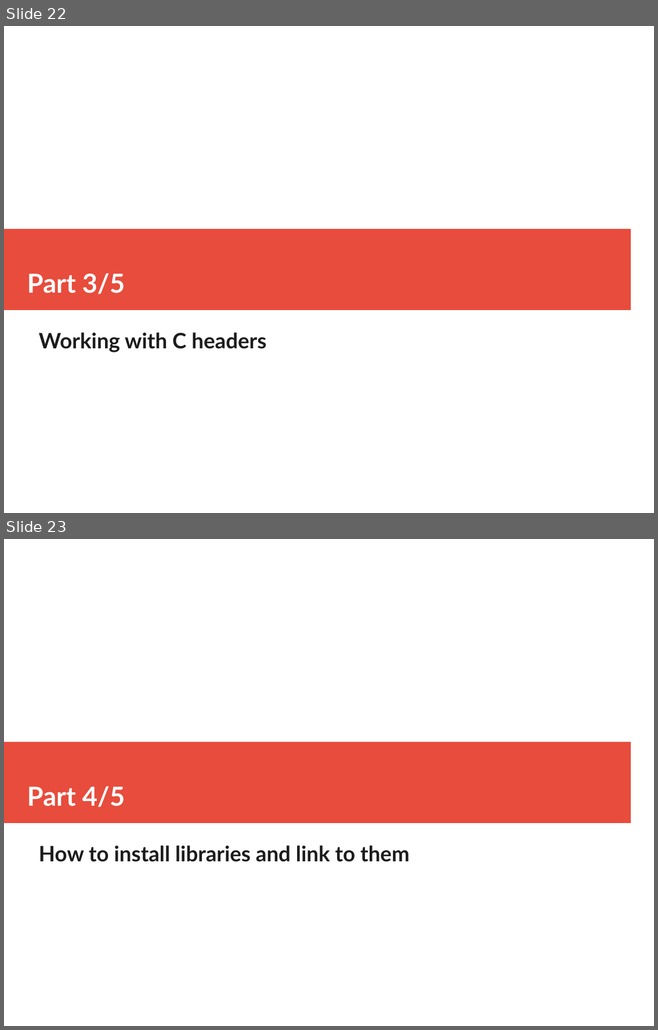
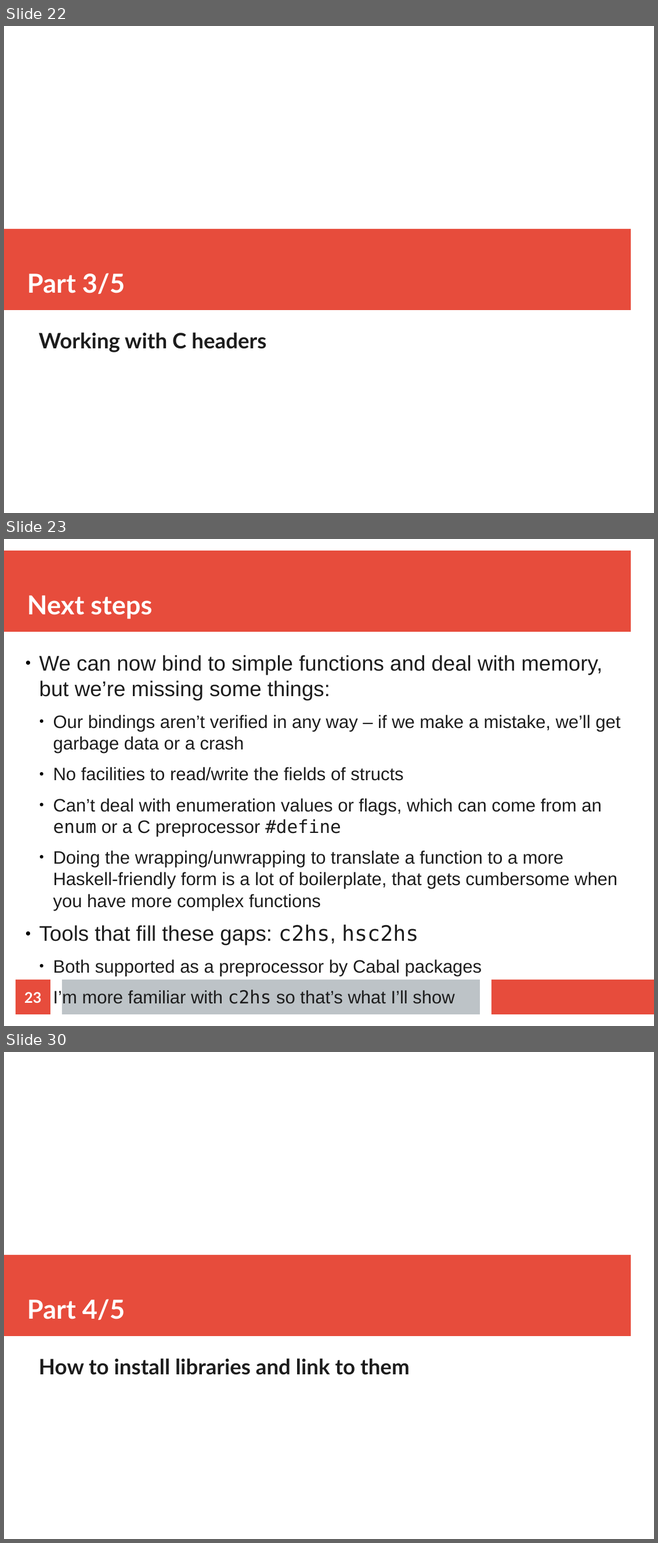
Before and after one commit to mtolly/haskell-c-talk, a slide deck: presentation.odp. Shown one above the other, each under a label of ours: slides 22 and 23 before the commit, slides 22, 23 and 30 after it; the slides between them are not shown. The pictures are 658x1030 and 658x1543 pixels, drawn with LibreOffice and Linux fonts; fonts in the diff are those of the drawing. Boxes give left, top, right and bottom in pixels: in the first picture for what was removed or moved away, otherwise in the second. Text is boxed around its words. In the diff, an @@ line names an element or a change of style, - is before the commit and + after.

```diff
--- a/presentation.odp
+++ b/presentation.odp
@@ slide 23 added at bbox=[4, 539, 654, 1026], background #FFFFFF @@
@@ rectangle added at bbox=[4, 551, 630, 632], fill #E74C3C @@
@@ title added at bbox=[27, 595, 152, 619], 32 pt, text #FFFFFF, bold @@
+Next steps
@@ text added at bbox=[39, 655, 620, 1008], 22 pt, text #1C1C1C @@
+● We can now bind to simple functions and deal with memory, but we’re missing some things:
+  ● Our bindings aren’t verified in any way – if we make a mistake, we’ll get garbage data or a crash
+  ● No facilities to read/write the fields of structs
+  ● Can’t deal with enumeration values or flags, which can come from an enum or a C preprocessor #define
+  ● Doing the wrapping/unwrapping to translate a function to a more Haskell-friendly form is a lot of boilerplate, that gets cumbersome when you have more complex functions
+● Tools that fill these gaps: c2hs, hsc2hs
+  ● Both supported as a preprocessor by Cabal packages
+  ● I’m more familiar with c2hs so that’s what I’ll show
@@ page number added at bbox=[16, 980, 50, 1015], fill #E74C3C, 18 pt, text #FFFFFF, bold @@
+23
@@ rectangle added at bbox=[62, 980, 480, 1015], fill #BDC3C7 @@
@@ rectangle added at bbox=[492, 980, 654, 1015], fill #E74C3C @@
@@ what was slide 23 is now slide 30 @@
```
Also in this commit, not shown: 1 slide changed, 6 other slides added, 14 other files.
